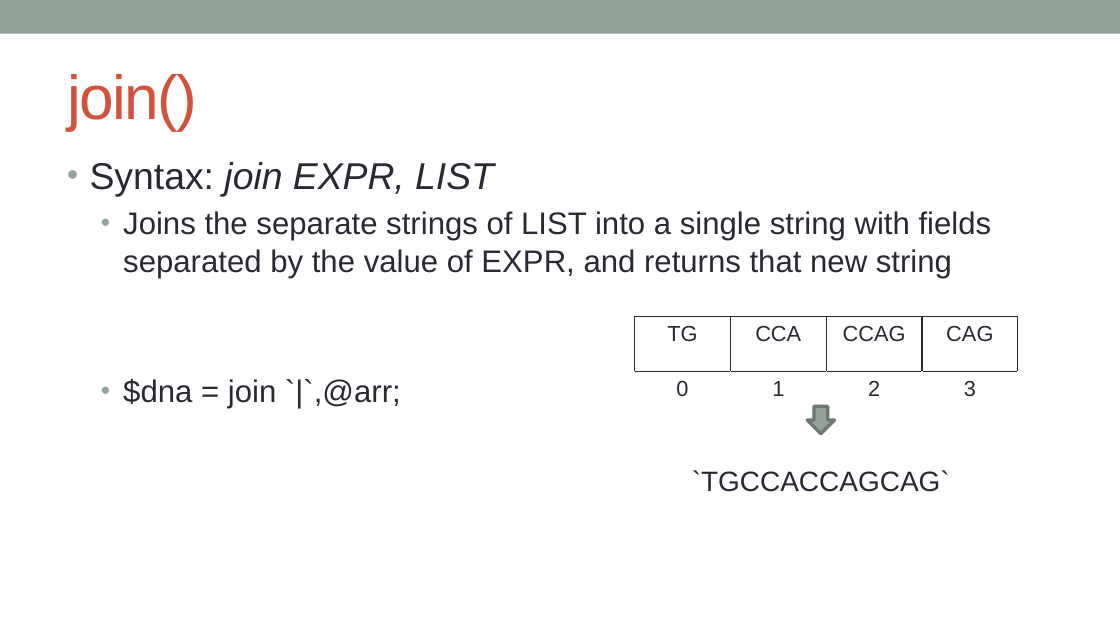
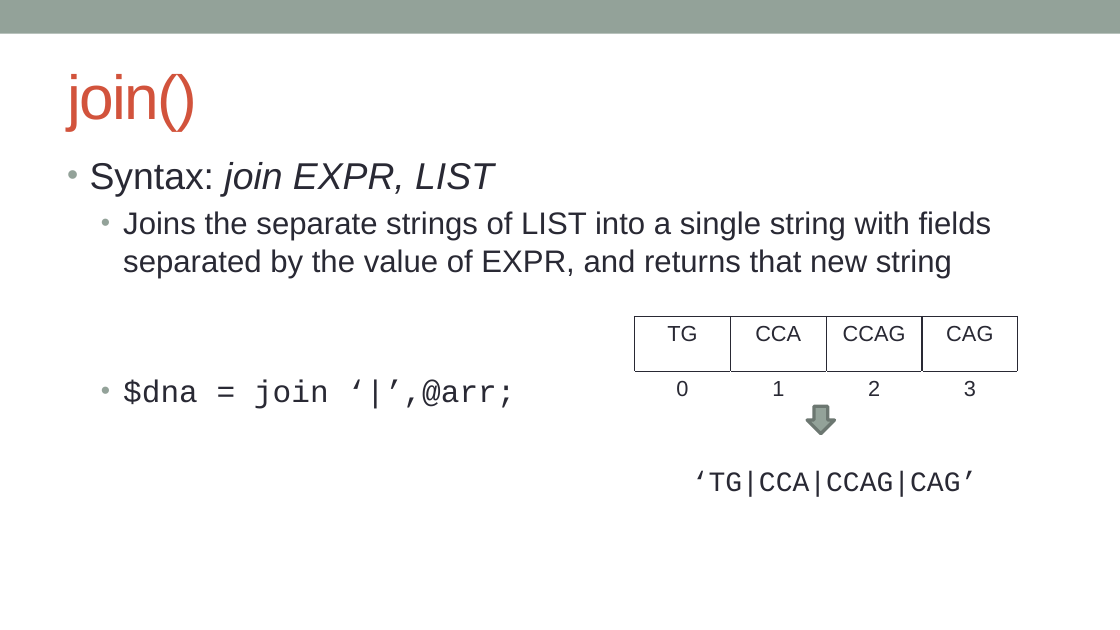
Before and after one commit to kanhu-pcr-code/bioinfo-PERL-course, a slide deck: slide 19 of PPTs/Operations_on_variables.pptx (slide 17 before the commit). Drawn at 1120x630 pixels with LibreOffice and Linux fonts; fonts in the diff are those of the drawing. Boxes give left, top, right and bottom in pixels: in the first picture for what was removed or moved away, otherwise in the second. Text is boxed around its words. In the diff, an @@ line names an element or a change of style, - is before the commit and + after.

```diff
--- a/PPTs/Operations_on_variables.pptx
+++ b/PPTs/Operations_on_variables.pptx
@@ text at (123,380,515,409): text changed; font Arial to Courier New @@
-  • $dna = join `|`,@arr;
+  • $dna = join ‘|’,@arr;
@@ text at (692,471,978,497): text changed; font Arial to Courier New @@
-`TGCCACCAGCAG`
+‘TG|CCA|CCAG|CAG’
```
Also in this commit, not shown: 6 other slides changed, 5 slides added, 22 other files.
